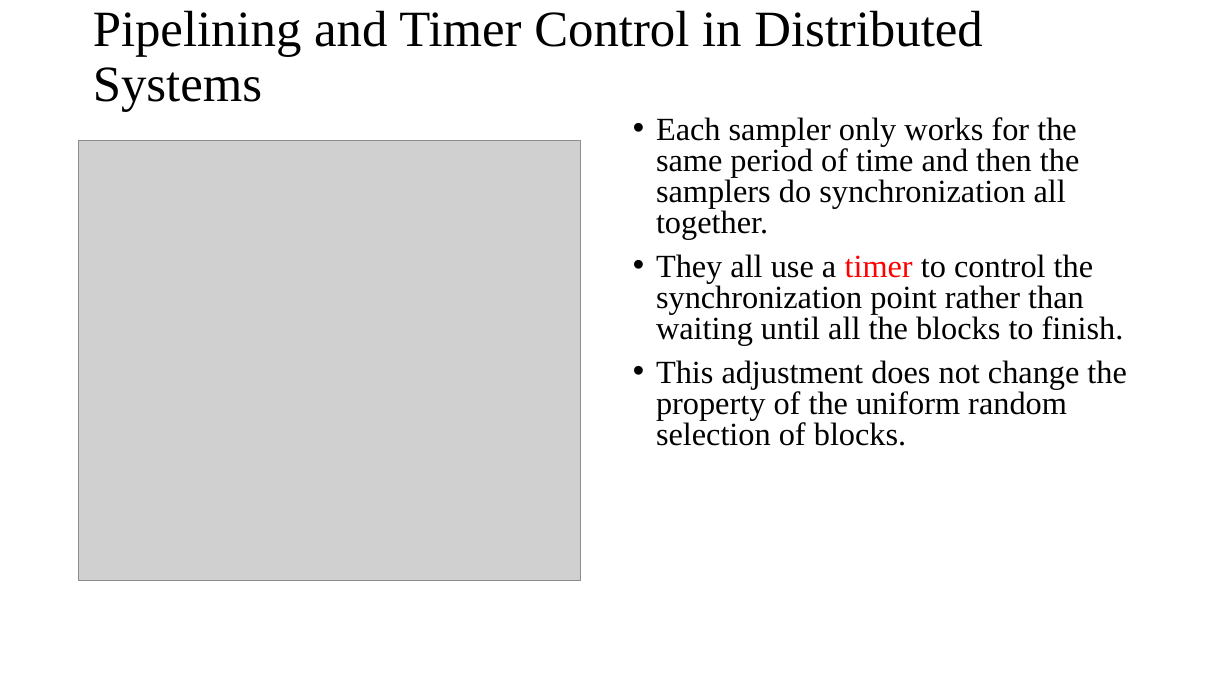
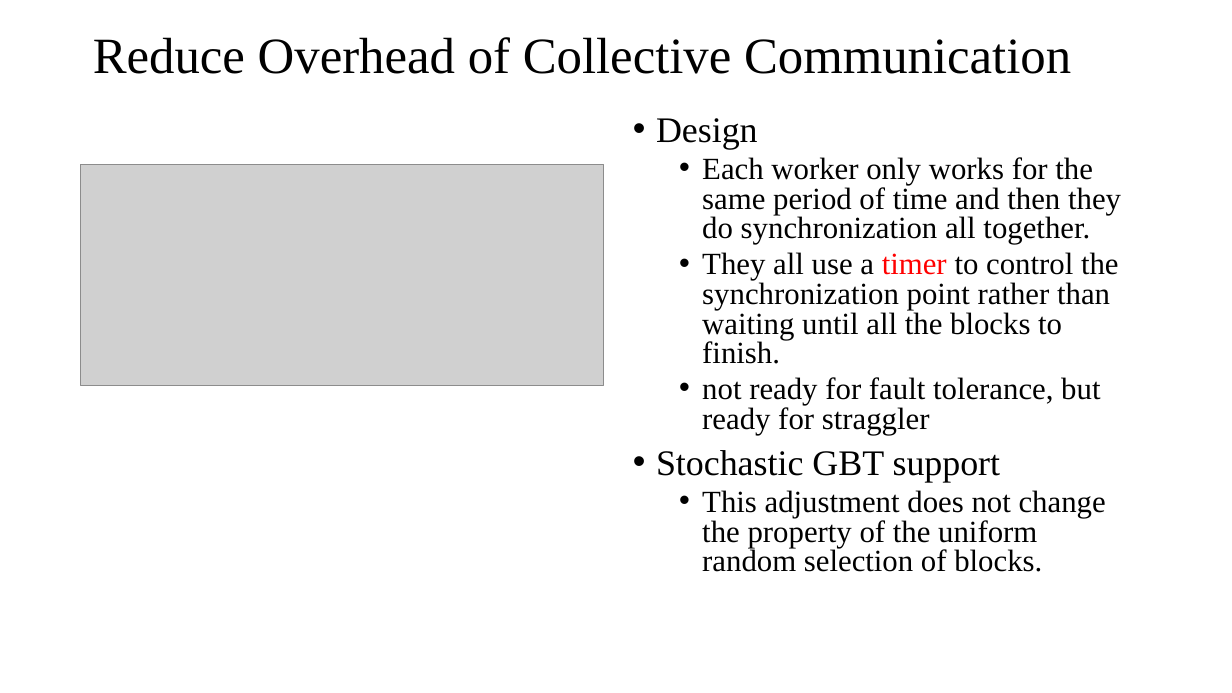
Before and after one commit to DSC-SPIDAL/harp, a slide deck: slide 26 of doc/meeting/0919-DistributedGBT-II/DistributedGBT-II-09192018.pptx. Drawn at 1232x693 pixels with LibreOffice and Linux fonts; fonts in the diff are those of the drawing; grey boxes stand for pictures. Boxes give left, top, right and bottom in pixels: in the first picture for what was removed or moved away, otherwise in the second. Text is boxed around its words. In the diff, an @@ line names an element or a change of style, - is before the commit and + after.

Commit message:
update 0919-DistributedGBT-II, final

```diff
--- a/doc/meeting/0919-DistributedGBT-II/DistributedGBT-II-09192018.pptx
+++ b/doc/meeting/0919-DistributedGBT-II/DistributedGBT-II-09192018.pptx
@@ title at (x1=93, y1=37, x2=1071, y2=74): text changed @@
-Pipelining and Timer Control in Distributed Systems
+Reduce Overhead of Collective Communication
@@ text at (x1=656, y1=118, x2=1121, y2=245): text changed; size 25.2 to 24 pt @@
-• Each sampler only works for the same period of time and then the samplers do synchronization all together.
+• Design
+  • Each worker only works for the same period of time and then they do synchronization all together.
@@ picture removed at (x1=79, y1=140, x2=580, y2=580) @@
@@ picture added at (x1=80, y1=165, x2=604, y2=386) @@
@@ text at (x1=702, y1=252, x2=1119, y2=572): size 25.2 to 24 pt in "They all use a timer to control ...", "This adjustment does not change the property ..."; list level 1 to 2 in "They all use a timer ..."; list level 1 to 2 in "This adjustment does not change ..." @@
@@ text at (x1=656, y1=377, x2=1100, y2=483): paragraphs added @@
+  • not ready for fault tolerance, but ready for straggler
+• Stochastic GBT support
```
Also in this commit, not shown: 14 other slides changed, 1 slide added, 1 slide removed, 4 other files.
